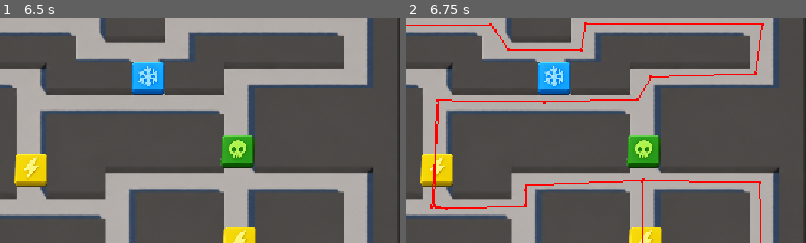
Above: before the commit, frames 1-2 (left to right).
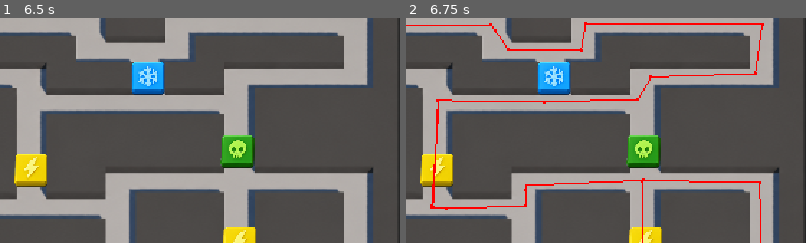
Above: after the commit, the same moments.

Repository: lu8dcf/pathfinding
Game: Godot game, scene res://Assets/Scenes/menu/juego.tscn
Two runs of this game, one before a commit and one after it. Both use one fixed random seed, a clock stepped at 60 frames per second and the inputs below.
Inputs (mouse positions are % of the whole screen's width and height, from its top left):
- Up to frame 1 (6.5 s): click (43, 95) at 0.5 s; click (47, 95) at 1.25 s; click (51, 95) at 2 s; click (55, 95) at 2.75 s; click (59, 95) at 3.5 s; click "Random" at 4.25 s; click "Crear Obstaculo" at 5 s; click "Borrar Obstaculo" at 5.75 s
- Up to frame 2 (6.75 s): click "Mostrar Ruta" at 6.5 s
The pictures show only the part of the screen within x 50-100%, y 6-56%; the shares and areas given below are measured in that part.

Frame 1 is identical in both runs. In frame 2, less than 0.1% of the frame differs, in the area x 6-9%, y 38-85%.

Commit message:
solucionado colisiones

Diff:
--- a/Assets/Scenes/juego/mapa.tscn
+++ b/Assets/Scenes/juego/mapa.tscn
@@ -788,6 +788,7 @@
 end_position = Vector2(918, 158)
 
 [node name="Poison2" type="NavigationLink2D" parent="." unique_id=279316441]
+position = Vector2(-6, 1)
 navigation_layers = 16
 start_position = Vector2(443, 120)
 end_position = Vector2(376, 117)
@@ -809,8 +810,8 @@
 
 [node name="Light2" type="NavigationLink2D" parent="." unique_id=1119832503]
 navigation_layers = 8
-start_position = Vector2(617, 307)
-end_position = Vector2(619, 191)
+start_position = Vector2(615, 309)
+end_position = Vector2(621, 187)
 
 [node name="Light3" type="NavigationLink2D" parent="." unique_id=1696592056]
 navigation_layers = 8
@@ -1144,8 +1145,9 @@
 navigation_polygon = SubResource("NavigationPolygon_8jn3t")
 
 [node name="link14" type="NavigationLink2D" parent="." unique_id=393844579]
+position = Vector2(-2, 2)
 start_position = Vector2(450, 119)
-end_position = Vector2(622, 119)
+end_position = Vector2(621, 120)
 
 [node name="link17" type="NavigationLink2D" parent="." unique_id=47990989]
 start_position = Vector2(699, 46)
